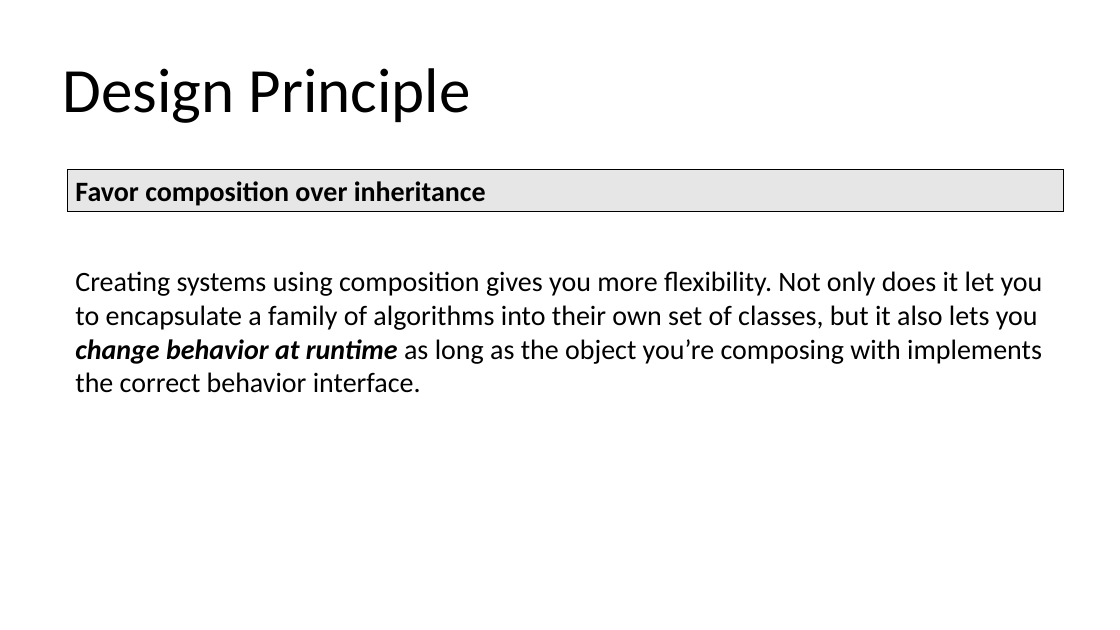
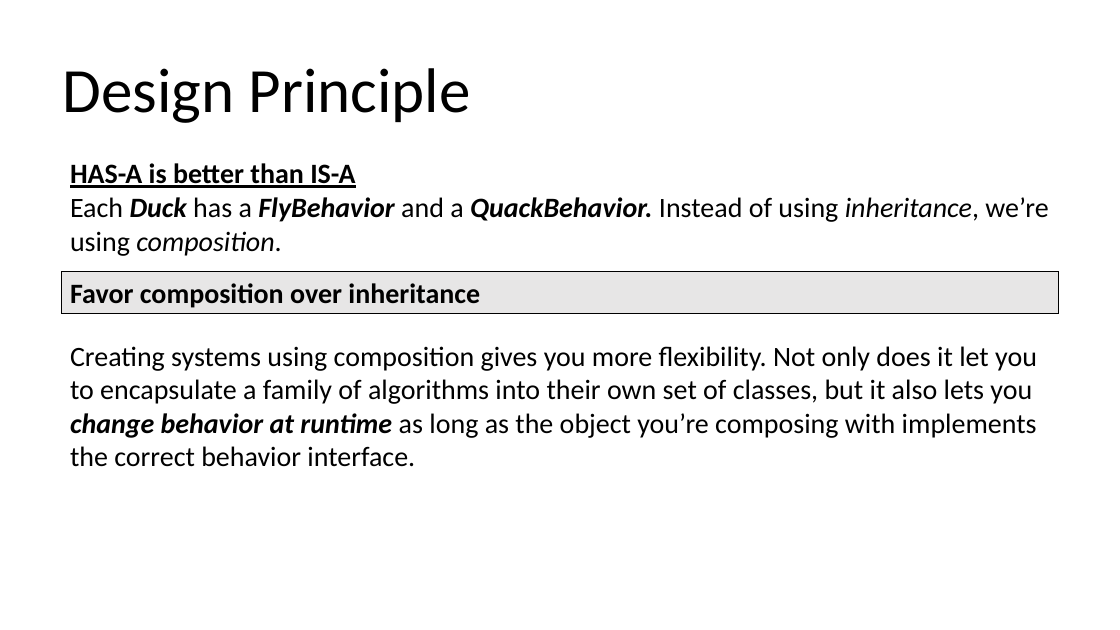
Before and after one commit to martindiazgrizzuti/GOFDesignPatterns, a slide deck: slide 4 of Anotaciones.pptx. Drawn at 1120x630 pixels with LibreOffice and Linux fonts; fonts in the diff are those of the drawing. Boxes give left, top, right and bottom in pixels: in the first picture for what was removed or moved away, otherwise in the second. Text is boxed around its words. In the diff, an @@ line names an element or a change of style, - is before the commit and + after.

```diff
--- a/Anotaciones.pptx
+++ b/Anotaciones.pptx
@@ text added at [70, 163, 1048, 256], 24 pt, text #000000 @@
+HAS-A is better than IS-A
+Each Duck has a FlyBehavior and a QuackBehavior. Instead of using inheritance, we’re using composition.
@@ rectangle "Favor composition over inheritance": place and size @@
-rectangle "Favor composition over inheritance" at [67, 170, 1064, 212]
+rectangle "Favor composition over inheritance" at [62, 271, 1059, 313]
@@ text "Creating systems using composition gives ...": place and size @@
-text "Creating systems using composition gives ..." at [75, 271, 1043, 393]
+text "Creating systems using composition gives ..." at [70, 346, 1037, 467]
```
Also in this commit, not shown: 9 slides added.
